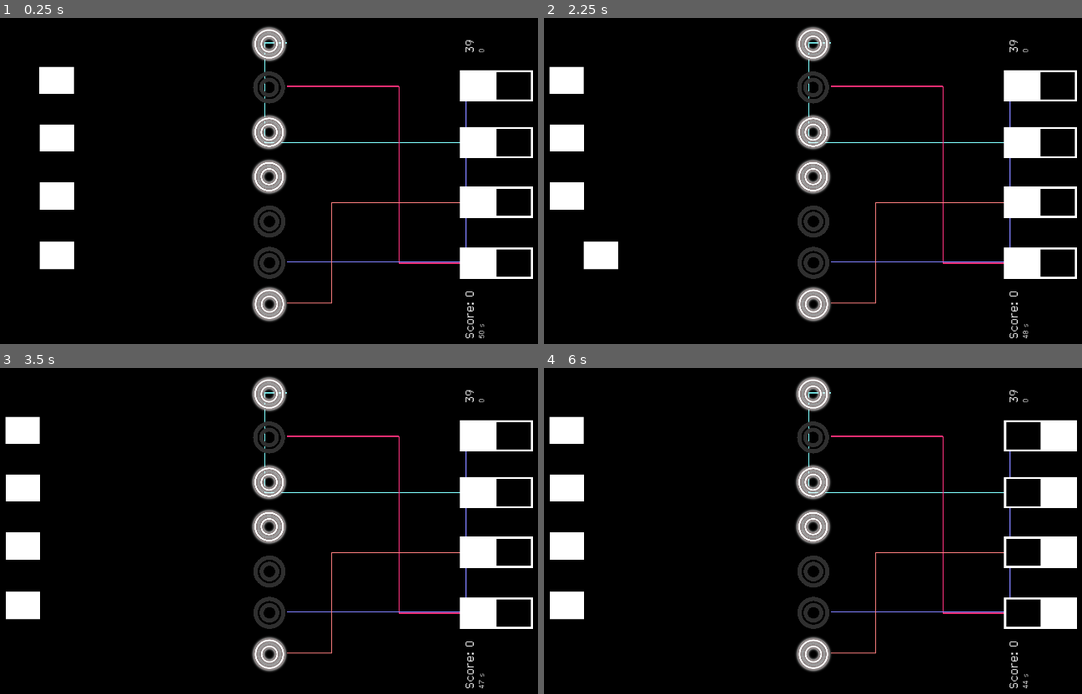
Above: before the commit, frames 1-4 (two rows, left to right).
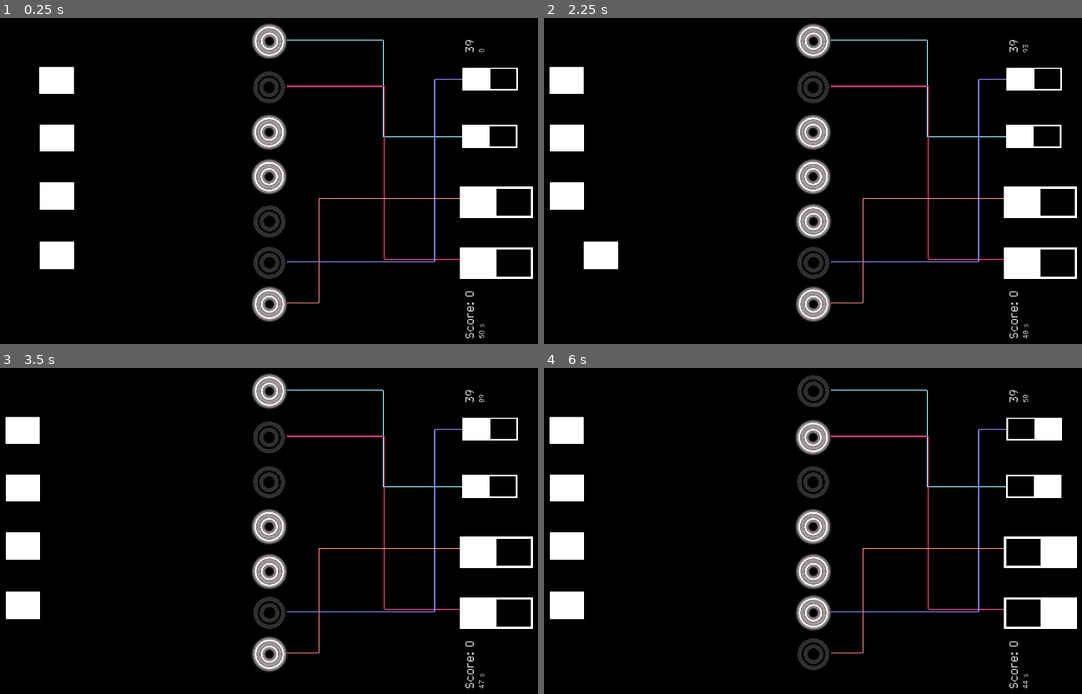
Above: after the commit, the same moments.

Repository: DragonCat4012/Switch
Game: Godot game, scene res://Scenes/Multiplayer/KoopMultiplayerScene.tscn
Same seed, same stepped clock (60 frames per second), same inputs: the game is played once before the commit and once after it. This scene is started directly instead of the project's main scene.
Inputs (mouse positions are in pixels of both pictures, inside the frame that each line leads up to):
- Up to frame 1 (0.25 s): no input
- Up to frame 2 (2.25 s): tap Enter (ui_accept) at 0.5, 0.77, 1.25, 1.52, 2 s; move the mouse to (581, 79) at 0.52 s; hold Right (ui_right) 0.53-1.28 s; click (581, 79) at 0.67 s; move the mouse to (581, 138) at 1.27 s; hold Down (ui_down) 1.28-2.03 s; click (581, 138) at 1.42 s; move the mouse to (581, 197) at 2.02 s; hold Right (ui_right) from 2.03 s (still down); click (581, 197) at 2.17 s
- Up to frame 3 (3.5 s): move the mouse to (37, 605) at 2.77 s; release Right (ui_right) at 2.78 s; hold Up (ui_up) from 2.78 s (still down); click (37, 605) at 2.92 s; tap Enter (ui_accept) at 3.02 s
- Up to frame 4 (6 s): tap Enter (ui_accept) at 3.5, 3.77, 4.25, 4.52, 5 s; move the mouse to (1038, 436) at 3.52 s; release Up (ui_up) at 3.53 s; hold Left (ui_left) 3.53-5.03 s; click (1038, 436) at 3.67 s; move the mouse to (1038, 491) at 4.27 s; click (1038, 491) at 4.42 s; move the mouse to (1038, 553) at 5.02 s; hold Down (ui_down) 5.03-5.78 s; click (1038, 553) at 5.17 s; move the mouse to (1038, 612) at 5.77 s; hold Right (ui_right) from 5.78 s (still down); click (1038, 612) at 5.92 s

The runs differ from the first frame. In frame 1, 2.8% of the frame differs, in the area x 46-100%, y 1-88%; in frame 2, 3.3%; in frame 3, 3.9%; in frame 4, 5.9%, in the area x 46-100%, y 2-94%.

Commit message:
meh

Diff:
--- a/Scenes/Multiplayer/KoopMultiplayerScene.gd
+++ b/Scenes/Multiplayer/KoopMultiplayerScene.gd
@@ -110,7 +110,7 @@
 
 func switch_activated(_switch_number, _isOn):
 	AudioManager.playZap()
-	#toggleLamp(mapping_dict[_switch_number])
+	toggleLamp(mapping_dict[_switch_number])
 
 func toggleLamp(_lampID):
 	if _lampID == 1:
@@ -177,33 +177,40 @@
 	setDict(arr)
 	var minDiff = 56
 	var minVec = Vector2(minDiff, 0)
-	var minDiffSwitch = 210/2
+	var minDiffSwitch = 160/2
 	var minswicthVec = Vector2(minDiffSwitch, 0)
 
 	var switches = [switch1, switch2, switch3, switch4, switch5, switch6, switch7, switch8]
 	var lamps = [lamp1, lamp2, lamp3, lamp4, lamp5, lamp6, lamp7]
 
-	var distanceSum = switch5.global_position.x - lamp1.global_position.x
-	var darkDistances = distanceSum + minDiff - minDiffSwitch
+	var darkDistances = switch5.global_position.x - lamp1.global_position.x + minDiff - minDiffSwitch
 	var lightDistances = lamp1.global_position.x - switch1.global_position.x - minDiff + minDiffSwitch
 	var levelDistances = 0
-
 	var line_width = 3
 
 	for w in arr:
-		levelDistances = darkDistances / 4
+		levelDistances = (lightDistances if w.switch < 5 else darkDistances) / 4
 		var isDark = true
 		if w.switch < 5: # light
 			isDark = true
-			levelDistances = lightDistances / 4
 			continue
 
-		var p3 = switches[w.switch-1].global_position - 2*minswicthVec + Vector2(0,45) # yes
-		var p2 =  p3 - Vector2((4 - (w.level-1)) * levelDistances, 0) + 2*minswicthVec
-		print("w=", w, " p3: ", p3, ", level:, ", w.level, " -> ", (4 - (w.level -1)) * levelDistances)
-
+
+		#correct
+		var p3 = switches[w.switch-1].global_position + Vector2(0,68/2) - 2*minswicthVec
 		var p0 = lamps[w.lamp-1].global_position + 2*minVec + Vector2(0,minDiff)
+
+		# wrong
+		var p2 = p3 - Vector2((4 - w.level) * levelDistances, 0) - minswicthVec
+		if w.level == 1:
+			p2 = p3 - Vector2((1.2) * levelDistances, 0)
 		var p1 = Vector2(p2.x, p0.y)
+
+		#draw_line(p0+Vector2(0,10), p0+Vector2((4 - 1) * levelDistances, 10)-minswicthVec, Color.ORANGE, line_width)
+		#draw_line(p0+Vector2(0,20), p0+Vector2((4 - 2) * levelDistances, 20)-minswicthVec, Color.DARK_CYAN, line_width)
+		#draw_line(p0+Vector2(0,30), p0+Vector2((4 - 3) * levelDistances, 30)-minswicthVec, Color.ORANGE, line_width)
+		#draw_line(p0+Vector2(0,40), p0+Vector2((4 - 4) * levelDistances, 40)-minswicthVec, Color.DARK_CYAN, line_width)
+
 
 		# lamp to level
 		draw_line(p0, p1, w.color, line_width)
@@ -211,6 +218,9 @@
 		draw_line(p3, p2, w.color, line_width)
 	 	# switch - level
 		draw_line(p1, p2, w.color, line_width)
+		if w.level != 2 and w.level != 3:
+			print("w=", w, " p3: ", p3, ", level:, ", w.level, " -> ", (4 - (w.level -1)) * levelDistances)
+			print(w.level," -> ",p0,p1,p2,p3)
 
 func setDict(mapping):
 	var dict = {} # switch: lamp
--- a/Scenes/Multiplayer/KoopMultiplayerScene.tscn
+++ b/Scenes/Multiplayer/KoopMultiplayerScene.tscn
@@ -76,15 +76,16 @@
 anchor_top = 0.5
 anchor_right = 0.5
 anchor_bottom = 0.5
-offset_left = 1721.0
-offset_top = 241.001
-offset_right = 1811.0
-offset_bottom = 451.001
+offset_left = 1678.0
+offset_top = 234.0
+offset_right = 1745.0
+offset_bottom = 394.0
 grow_horizontal = 2
 grow_vertical = 2
 rotation = 1.5708
 texture = ExtResource("5_o40kw")
 expand_mode = 4
+stretch_mode = 4
 script = ExtResource("5_ru3r5")
 metadata/isDark = false
 metadata/ID = 5
@@ -95,10 +96,10 @@
 anchor_top = 0.5
 anchor_right = 0.5
 anchor_bottom = 0.5
-offset_left = 1721.0
-offset_top = 405.0
-offset_right = 1811.0
-offset_bottom = 615.0
+offset_left = 1676.0
+offset_top = 399.0
+offset_right = 1743.0
+offset_bottom = 559.0
 grow_horizontal = 2
 grow_vertical = 2
 rotation = 1.5708
@@ -156,10 +157,10 @@
 anchor_top = 0.5
 anchor_right = 0.5
 anchor_bottom = 0.5
-offset_left = 900.0
-offset_top = 107.0
-offset_right = 1018.0
-offset_bottom = 225.0
+offset_left = 901.0
+offset_top = 99.0
+offset_right = 1019.0
+offset_bottom = 217.0
 grow_horizontal = 2
 grow_vertical = 2
 size_flags_vertical = 3
--- a/Util/Wire.gd
+++ b/Util/Wire.gd
@@ -50,7 +50,8 @@
 				dataArr.append(wire2)
 
 		return dataArr
-		#return [Wire.new(1,5,3, Color.AQUA)]
+		#return [Wire.new(3,5,3, Color.AQUA), Wire.new(3,5,4, Color.RED), Wire.new(3,5,1, Color.BLUE), Wire.new(3,5,2, Color.PURPLE)]
+		#return [Wire.new(3,5,3, Color.BLUE)]
 
 	func createMapping():
 		# Init everything
